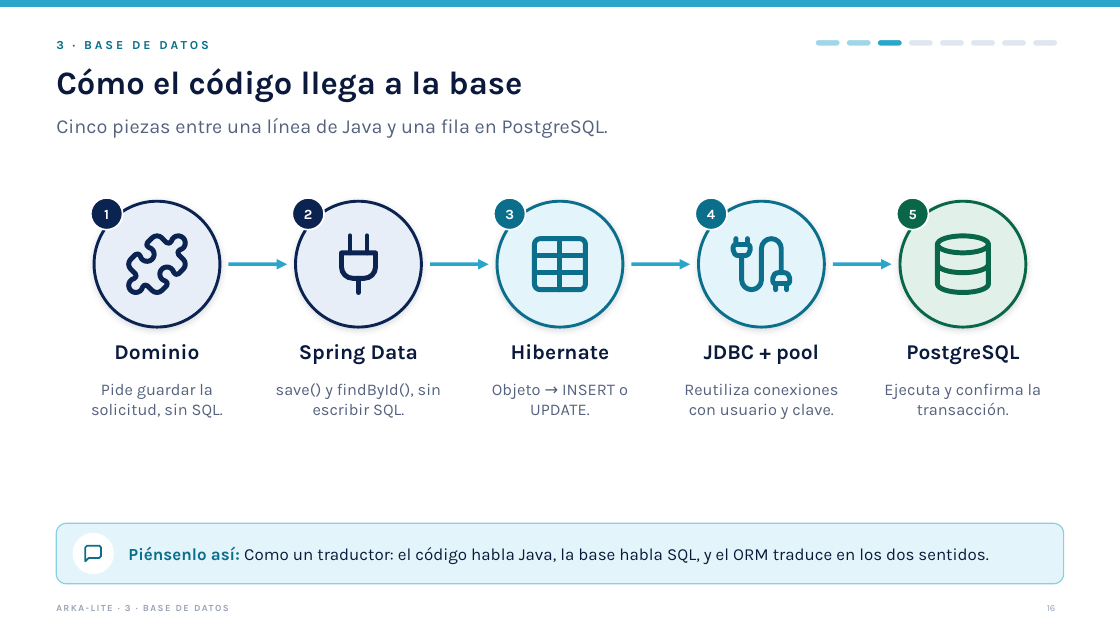
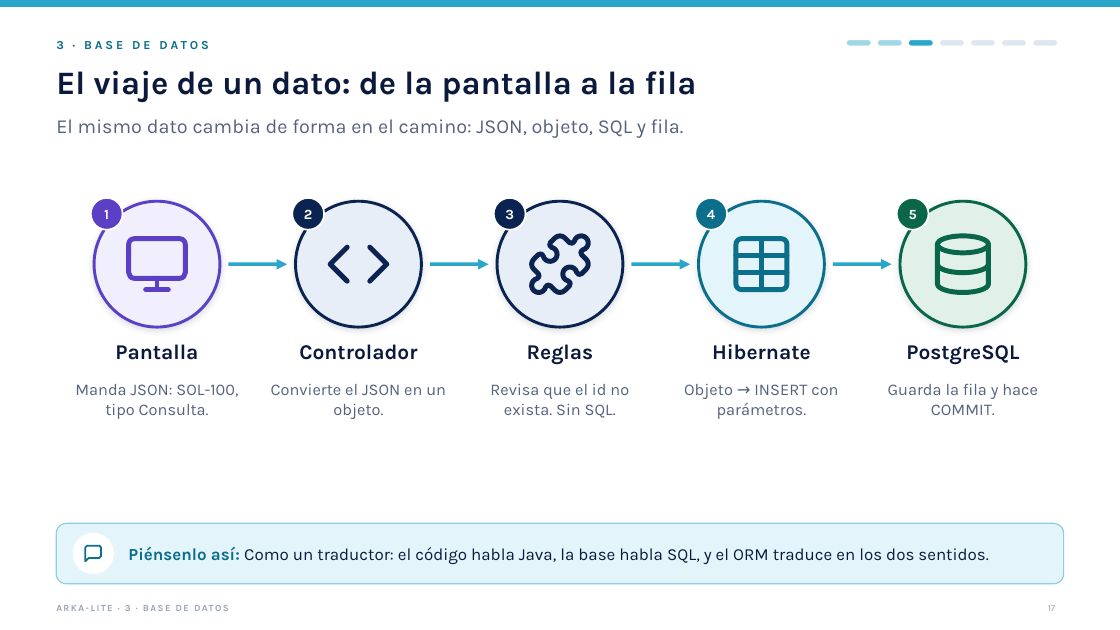
Before and after one commit to jfranceschi-dev/arka-lite, a slide deck: slide 17 of docs/presentation-data/pptx/ARKA-Lite-ejecutivo.pptx (slide 16 before the commit). Drawn at 1120x630 pixels with LibreOffice and Linux fonts; fonts in the diff are those of the drawing. Boxes give left, top, right and bottom in pixels: in the first picture for what was removed or moved away, otherwise in the second. Text is boxed around its words. In the diff, an @@ line names an element or a change of style, - is before the commit and + after.

```diff
--- a/docs/presentation-data/pptx/ARKA-Lite-ejecutivo.pptx
+++ b/docs/presentation-data/pptx/ARKA-Lite-ejecutivo.pptx
@@ rounded rectangle: place and size @@
-rounded rectangle at box(815, 39, 840, 46)
+rounded rectangle at box(877, 39, 902, 46)
@@ rounded rectangle: place and size @@
-rounded rectangle at box(877, 39, 902, 46)
+rounded rectangle at box(908, 39, 933, 46)
@@ rounded rectangle removed at box(908, 39, 933, 46) @@
@@ text at box(56, 70, 697, 103): text changed @@
-Cómo el código llega a la base
+El viaje de un dato: de la pantalla a la fila
@@ text at box(56, 119, 684, 138): text changed @@
-Cinco piezas entre una línea de Java y una fila en PostgreSQL.
+El mismo dato cambia de forma en el camino: JSON, objeto, SQL y fila.
@@ ellipse "1" at box(91, 198, 123, 230): fill #0B2350 to #5B3FC4 @@
@@ ellipse at box(94, 202, 220, 328): fill #E8EEF8 to #F1EEFD; outline #0B2350 2.5 pt to #5B3FC4 2.5 pt @@
@@ ellipse "3" at box(494, 198, 526, 230): fill #0B6E8A to #0B2350 @@
@@ ellipse at box(497, 202, 623, 328): fill #E3F4FA to #E8EEF8; outline #0B6E8A 2.5 pt to #0B2350 2.5 pt @@
@@ freeform shape at box(123, 230, 191, 298): outline #0B2350 4.25 pt to #5B3FC4 4.25 pt; outline redrawn @@
@@ freeform shape at box(324, 230, 392, 298): outline redrawn @@
@@ freeform shape at box(526, 230, 594, 298): outline #0B6E8A 4.25 pt to #0B2350 4.25 pt; outline redrawn @@
@@ freeform shape at box(728, 230, 796, 298): outline redrawn @@
@@ text at box(115, 344, 198, 360): text changed @@
-Dominio
+Pantalla
@@ text at box(299, 344, 417, 360): text changed @@
-Spring Data
+Controlador
@@ text added at box(527, 344, 594, 365), 18 pt, text #0B1A3C, bold @@
+Reglas
@@ text "Hibernate": place and size @@
-text "Hibernate" at box(511, 344, 610, 360)
+text "Hibernate" at box(712, 344, 811, 360)
@@ text removed at box(704, 344, 819, 364) @@
-JDBC + pool
@@ text at box(75, 384, 238, 419): text changed @@
-Pide guardar la solicitud, sin SQL.
+Manda JSON: SOL-100, tipo Consulta.
@@ text at box(271, 384, 446, 419): text changed @@
-save() y findById(), sin escribir SQL.
+Convierte el JSON en un objeto.
@@ text at box(490, 384, 629, 418): text changed @@
-Objeto → INSERT o UPDATE.
+Revisa que el id no exista. Sin SQL.
@@ text at box(684, 384, 838, 419): text changed @@
-Reutiliza conexiones con usuario y clave.
+Objeto → INSERT con parámetros.
@@ text at box(888, 384, 1038, 415): text changed @@
-Ejecuta y confirma la transacción.
+Guarda la fila y hace COMMIT.
```
Also in this commit, not shown: 22 other slides changed, 17 slides added, 16 slides removed, 43 other files.
